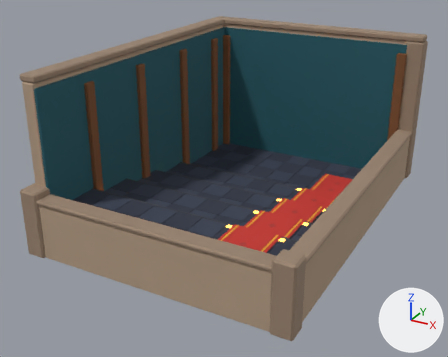
What one commit did to the glTF model Models/cinema_auditorium/auditorium_shell.glb.
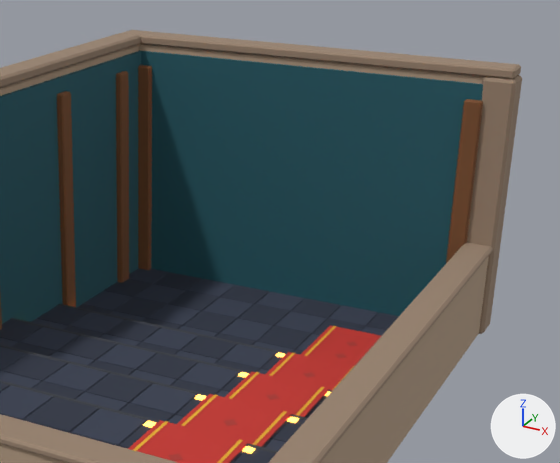
There are two pictures of each version: one whole from a 50 mm camera at (6.01, -11.95, 6.65) aimed at (-0.24, -0.58, 0.96), one close up on the part from 33% to 100% of the width and 0% to 69% of the height. Every picture has the same lights, and +X, +Y and +Z are marked at lower right. The older version's two pictures come first. Vertices at exactly the same position are counted once.

Objects in the first close-up: 'auditorium_shell'.
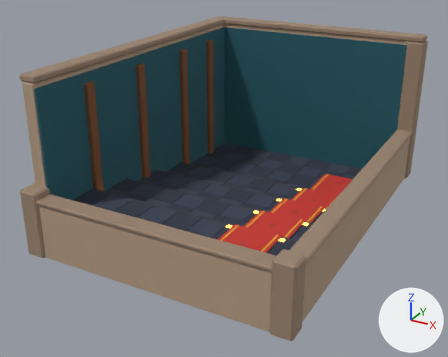
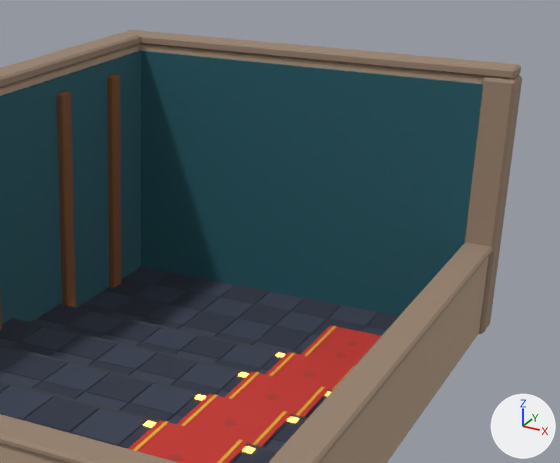
What differs and where, as boxes [x1, y1, x2, y2] in the close-ups (560 x 463 px; the box of a moved part takes in the faces that stretch with it):
part 1 of me_auditorium_shell, deleted (brown)
    before: [138, 65, 152, 270]
part 2 of me_auditorium_shell, deleted (brown)
    before: [446, 99, 483, 263]
part 3 of me_auditorium_shell, moved or reshaped
    before: [116, 71, 129, 282]
    after: [107, 74, 121, 288]

The edits, one by one:
me_auditorium_shell is used by ob_auditorium_shell; location (0.0, 0.0, 0.0).
me_auditorium_shell had 4009 vertices, 7284 faces and spanned x -2.98..2.98, y -4.08..4.08, z 0.0..3.74.
me_auditorium_shell now has 3962 vertices, 7196 faces and spans x -2.98..2.98, y -4.08..4.08, z 0.0..3.74.
me_auditorium_shell part 1: the loose piece of 24 vertices spanning x -2.6..-2.36, y 3.56..3.7, z 0.0..3.3 is deleted.
Part 2, on me_auditorium_shell:
23 vertices are removed from x 2.36..2.6, y 3.56..3.7, z 0.0..3.3.
44 faces are deleted.
Part 3, on me_auditorium_shell:
24 vertices in x -2.6..-2.46, y 2.88..3.12, z 0.0..3.3 move by (0.0, -0.25, 0.0).
